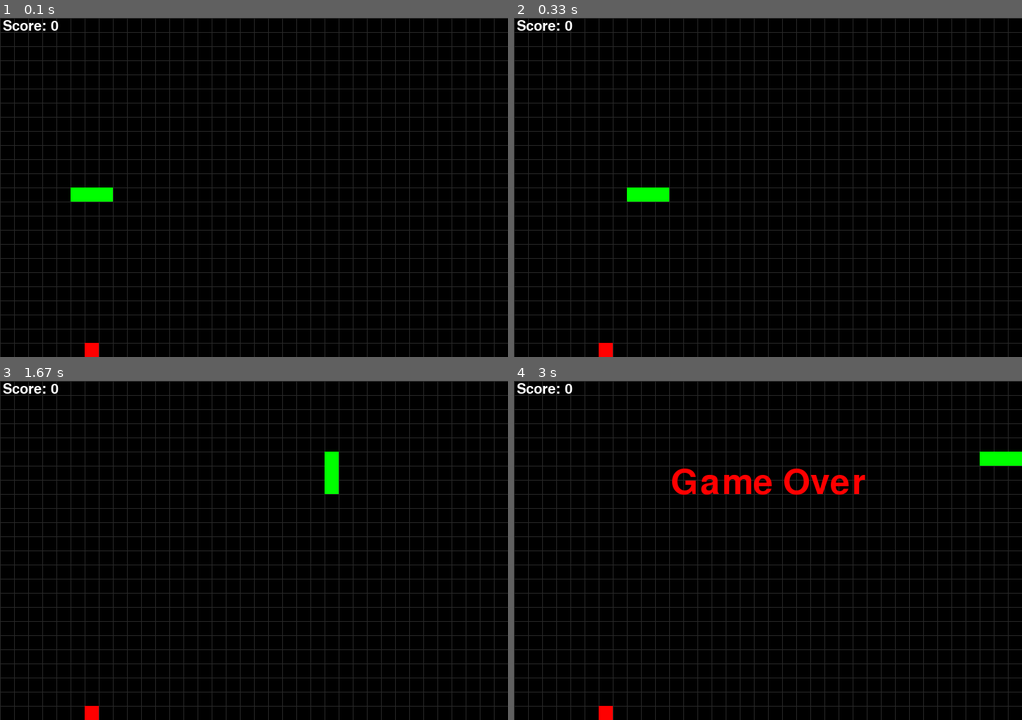
Above: before the commit, frames 1-4 (two rows, left to right).
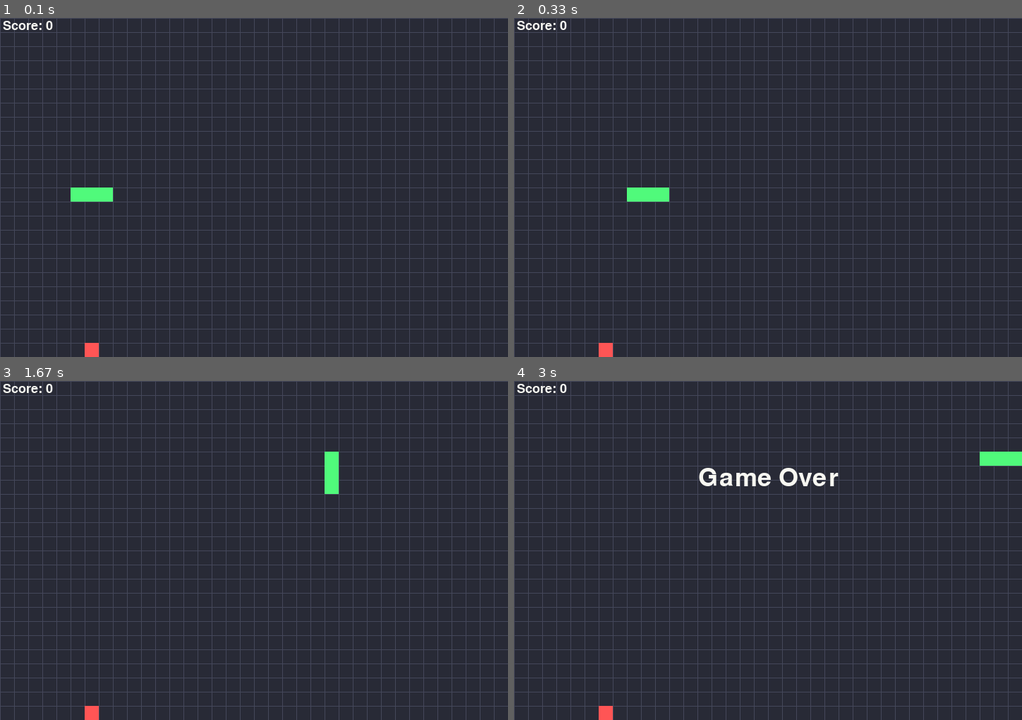
Above: after the commit, the same moments.

Repository: brenobaptista/snake-pygame
Game: pygame game, started from snake.py
Same seed, same stepped clock (60 frames per second), same inputs: the game is played once before the commit and once after it.
Inputs:
- Up to frame 1 (0.1 s): no input
- Up to frame 2 (0.33 s): no input
- Up to frame 3 (1.67 s): tap Enter at 0.33 s; hold Up 1.17-1.63 s
- Up to frame 4 (3 s): hold Right 1.67-2.13 s; hold Left 2.17-2.7 s

The runs differ from the first frame. In frame 1, 100% of the frame differs, in the area x 0-100%, y 0-100%; in frame 2, 100%; in frame 3, 100%; in frame 4, 100%.

Commit message:
Updated colors and font sizes

Diff:
--- a/snake.py
+++ b/snake.py
@@ -13,15 +13,15 @@
 START_SNAKE_DIRECTION = RIGHT
 START_SNAKE_HEAD_POSITION = (120, 240)
 START_SNAKE_LENGTH = 3
-BACKGROUND_COLOR = (0, 0, 0)
-GRID_COLOR = (40, 40, 40)
-SNAKE_COLOR = (0, 255, 0)
-APPLE_COLOR = (255, 0, 0)
-SCORE_COLOR = (255, 255, 255)
-SCORE_SIZE = 20
+BACKGROUND_COLOR = (40, 42, 54)
+GRID_COLOR = (68, 71, 90)
+SNAKE_COLOR = (80, 250, 123)
+APPLE_COLOR = (255, 85, 85)
+SCORE_COLOR = (248, 248, 242)
+SCORE_SIZE = 18
 SCORE_PADDING = (4, 2)
-END_GAME_COLOR = (255, 0, 0)
-END_GAME_SIZE = 50
+END_GAME_COLOR = (248, 248, 242)
+END_GAME_SIZE = 36
 FONT_ANTIALIAS = True
 
 if RESOLUTION[0] % SQUARE_SIDE != 0 or RESOLUTION[1] % SQUARE_SIDE != 0:
